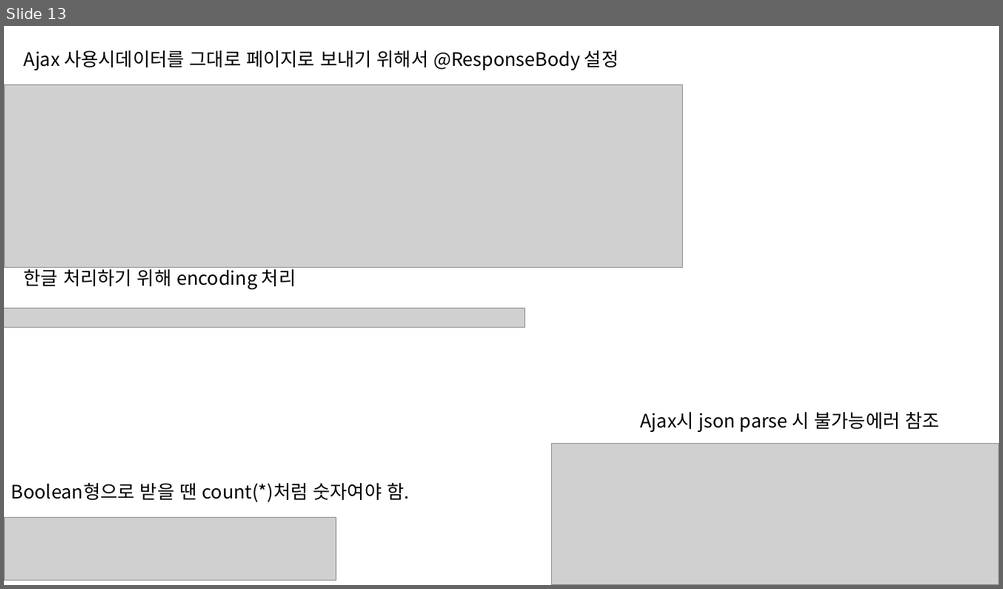
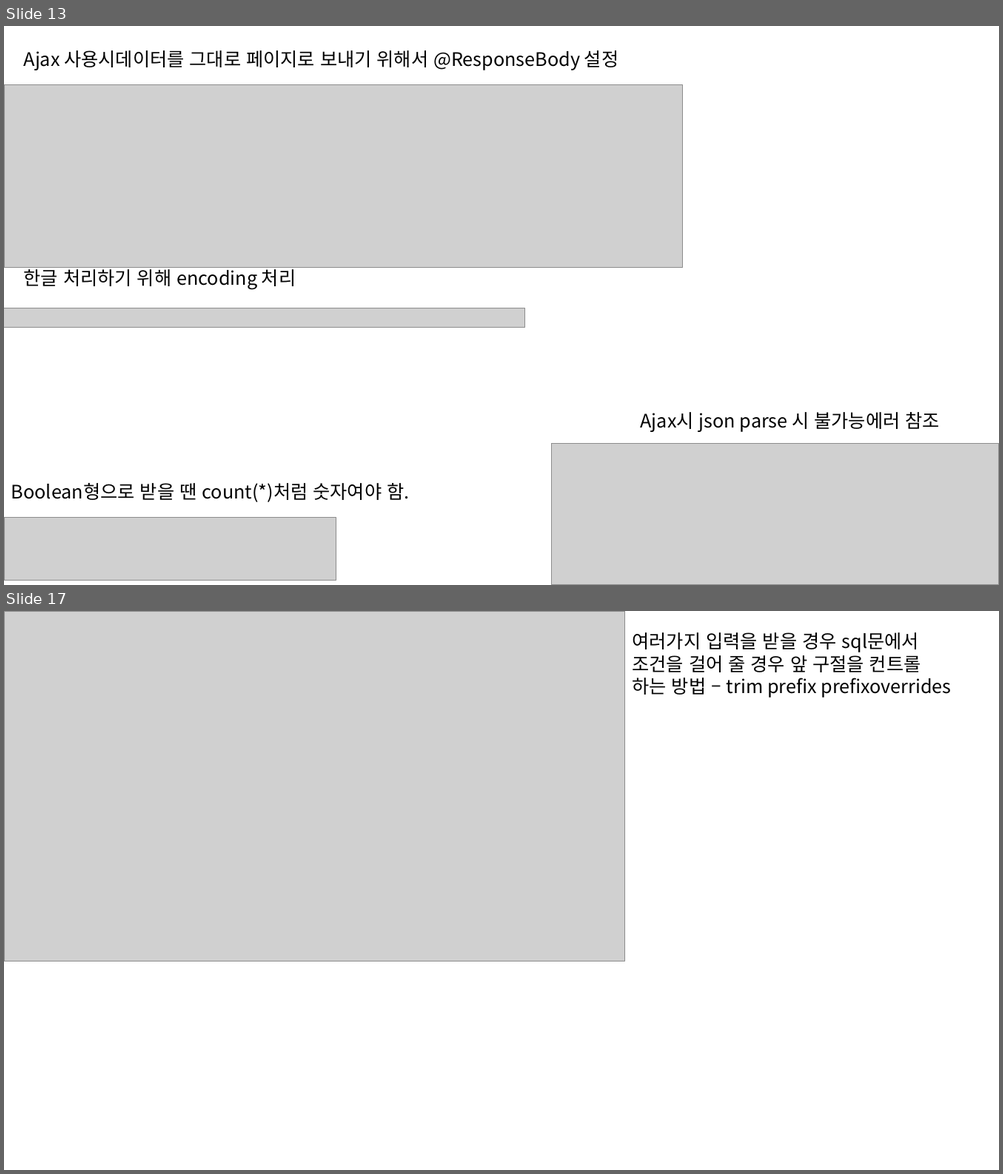
Before and after one commit to HSungJun/AfterSemi, a slide deck: STSWorkspace/Spring.pptx. Shown one above the other, each under a label of ours: slide 13 before the commit, slides 13 and 17 after it; the slides between them are not shown. The pictures are 1003x589 and 1003x1174 pixels, drawn with LibreOffice and Linux fonts; fonts in the diff are those of the drawing; grey boxes stand for pictures. Boxes give left, top, right and bottom in pixels: in the first picture for what was removed or moved away, otherwise in the second. Text is boxed around its words. In the diff, an @@ line names an element or a change of style, - is before the commit and + after.

```diff
--- a/STSWorkspace/Spring.pptx
+++ b/STSWorkspace/Spring.pptx
@@ slide 17 added at (4,611,999,1170), background #FFFFFF @@
@@ picture added at (4,611,625,961) @@
@@ text added at (632,632,950,698), 18 pt, text #000000 @@
+여러가지 입력을 받을 경우 sql문에서
+조건을 걸어 줄 경우 앞 구절을 컨트롤
+하는 방법 – trim prefix prefixoverrides
```
Also in this commit, not shown: 1 slide changed, 3 other slides added, 35 other files.
